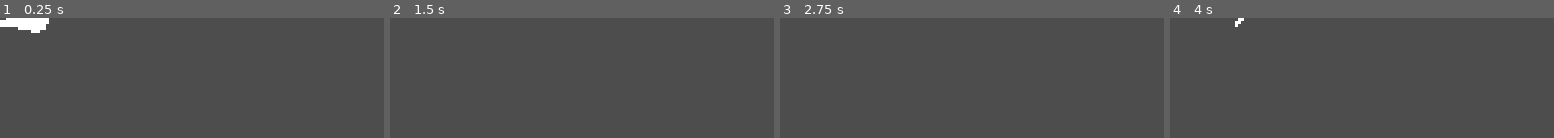
Above: before the commit, frames 1-4 (left to right).
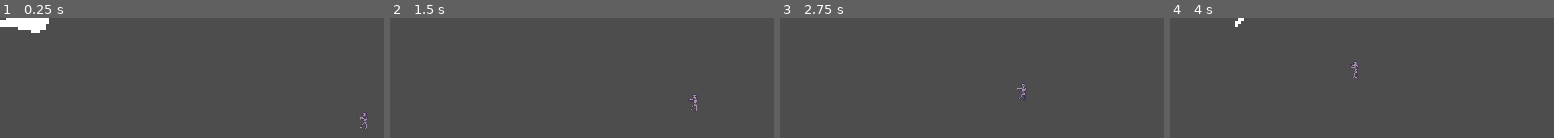
Above: after the commit, the same moments.

Repository: jakeoverall/castle_grimtol_23
Game: Godot game, scene res://scenes/levels/playground.tscn
Same seed, same stepped clock (60 frames per second), same inputs: the game is played once before the commit and once after it. This scene is started directly instead of the project's main scene.
Inputs:
- Up to frame 1 (0.25 s): no input
- Up to frame 2 (1.5 s): tap Enter at 0.5 s; hold D (character_right) 0.53-1.28 s; hold S (character_down) from 1.28 s (still down)
- Up to frame 3 (2.75 s): release S (character_down) at 2.03 s; hold D (character_right) from 2.03 s (still down)
- Up to frame 4 (4 s): tap Space at 2.75 s; release D (character_right) at 2.78 s; hold W (character_up) 2.78-3.53 s; hold A (character_left) from 3.53 s (still down)

The runs differ from the first frame. In frame 1, 0.2% of the frame differs, in the area x 93-96%, y 78-94%; in frame 2, 0.2%; in frame 3, 0.2%, in the area x 61-65%, y 54-70%; in frame 4, 0.2%.

Commit message:
adds death particles

Diff:
--- a/scenes/base_mob.tscn
+++ b/scenes/base_mob.tscn
@@ -1,21 +1,65 @@
-[gd_scene load_steps=7 format=3 uid="uid://cedq72r0cfl3d"]
+[gd_scene load_steps=14 format=3 uid="uid://cedq72r0cfl3d"]
 
 [ext_resource type="Script" path="res://scripts/mobs/mob_movement.gd" id="1_1k5dp"]
 [ext_resource type="Script" path="res://scripts/mobs/mob_base.gd" id="1_w2lff"]
 [ext_resource type="Script" path="res://scripts/utils/health.gd" id="2_5ejsu"]
 [ext_resource type="Script" path="res://scripts/utils/damage_applyer.gd" id="3_2pchs"]
+[ext_resource type="Texture2D" uid="uid://oxertbr33klm" path="res://sprites/skeleton_sprite.png" id="5_ral60"]
+[ext_resource type="Texture2D" uid="uid://c2n88yrtcs1cr" path="res://sprites/coin.png" id="6_ap4aw"]
 
 [sub_resource type="CapsuleShape2D" id="CapsuleShape2D_vhvat"]
 radius = 8.0
 height = 32.0
 
+[sub_resource type="AtlasTexture" id="AtlasTexture_7ao41"]
+atlas = ExtResource("5_ral60")
+region = Rect2(0, 0, 16, 32)
+
+[sub_resource type="AtlasTexture" id="AtlasTexture_q0os8"]
+atlas = ExtResource("5_ral60")
+region = Rect2(16, 0, 16, 32)
+
 [sub_resource type="SpriteFrames" id="SpriteFrames_xnloo"]
+animations = [{
+"frames": [{
+"duration": 1.0,
+"texture": SubResource("AtlasTexture_7ao41")
+}, {
+"duration": 1.0,
+"texture": SubResource("AtlasTexture_q0os8")
+}],
+"loop": true,
+"name": &"default",
+"speed": 5.0
+}]
 
-[node name="base_mob" type="Area2D" node_paths=PackedStringArray("mob_movement_ref", "health_ref", "damage_applyer_ref") groups=["enemies"]]
+[sub_resource type="Gradient" id="Gradient_nvpm7"]
+offsets = PackedFloat32Array(0.761905, 1)
+colors = PackedColorArray(1, 1, 1, 1, 1, 1, 1, 0)
+
+[sub_resource type="GradientTexture1D" id="GradientTexture1D_78864"]
+gradient = SubResource("Gradient_nvpm7")
+
+[sub_resource type="ParticleProcessMaterial" id="ParticleProcessMaterial_ximo2"]
+particle_flag_disable_z = true
+spread = 180.0
+gravity = Vector3(0, 0, 0)
+initial_velocity_min = 15.8
+initial_velocity_max = 135.44
+angular_velocity_min = -182.03
+angular_velocity_max = 208.04
+orbit_velocity_min = 0.0
+orbit_velocity_max = 0.0
+scale_max = 1.2
+color_ramp = SubResource("GradientTexture1D_78864")
+
+[node name="base_mob" type="Area2D" node_paths=PackedStringArray("mob_movement_ref", "health_ref", "damage_applyer_ref", "death_particles_ref", "sprite_renderer_ref") groups=["enemies"]]
 script = ExtResource("1_w2lff")
 mob_movement_ref = NodePath("MobMovement")
 health_ref = NodePath("Health")
 damage_applyer_ref = NodePath("DamageApplyer")
+death_particles_ref = NodePath("DeathParticles")
+sprite_renderer_ref = NodePath("AnimatedSprite2D")
 
 [node name="MobMovement" type="Node" parent="." node_paths=PackedStringArray("mob_ref", "slowdown_timer")]
 script = ExtResource("1_1k5dp")
@@ -37,3 +81,11 @@
 
 [node name="AnimatedSprite2D" type="AnimatedSprite2D" parent="."]
 sprite_frames = SubResource("SpriteFrames_xnloo")
+frame_progress = 0.0334393
+
+[node name="DeathParticles" type="GPUParticles2D" parent="."]
+amount = 15
+process_material = SubResource("ParticleProcessMaterial_ximo2")
+texture = ExtResource("6_ap4aw")
+lifetime = 1.6
+explosiveness = 1.0
--- a/scripts/mobs/mob_base.gd
+++ b/scripts/mobs/mob_base.gd
@@ -16,6 +16,9 @@
 @export var death_particles_ref: GPUParticles2D
 @export var sprite_renderer_ref: AnimatedSprite2D
 
+var dead : bool = false
+
+
 # Called when the node enters the scene tree for the first time.
 func _ready():
 	mob_movement_ref.speed = speed
@@ -23,6 +26,14 @@
 	health_ref.health = health
 	area_entered.connect(_on_area2d_entered)
 	health_ref.health_expired.connect(_on_health_expired)
+	sprite_renderer_ref.play()
+	death_particles_ref.emitting = false
+	death_particles_ref.one_shot = true
+
+func _process(_delta):
+	if dead:
+		play_death()
+
 
 func _on_area2d_entered(other: Area2D):
 	damage_applyer_ref.apply_damage_to(other, damage)
@@ -30,7 +41,14 @@
 
 func _on_health_expired(_killed_by: Node):
 	# death_particles
+	dead = true
+	monitorable = false
+	monitoring = false
+	sprite_renderer_ref.stop()
+	death_particles_ref.emitting = true
+	mob_movement_ref.speed = 0
 
-	sprite_renderer_ref.modulate.a = 0
-
-	pass
+func play_death():
+	sprite_renderer_ref.modulate.a -= .01
+	if sprite_renderer_ref.modulate.a <= 0:
+		queue_free()
Not shown, added: sprites/character_sprite.png.import
Not shown, added: sprites/skeleton_sprite.png.import
